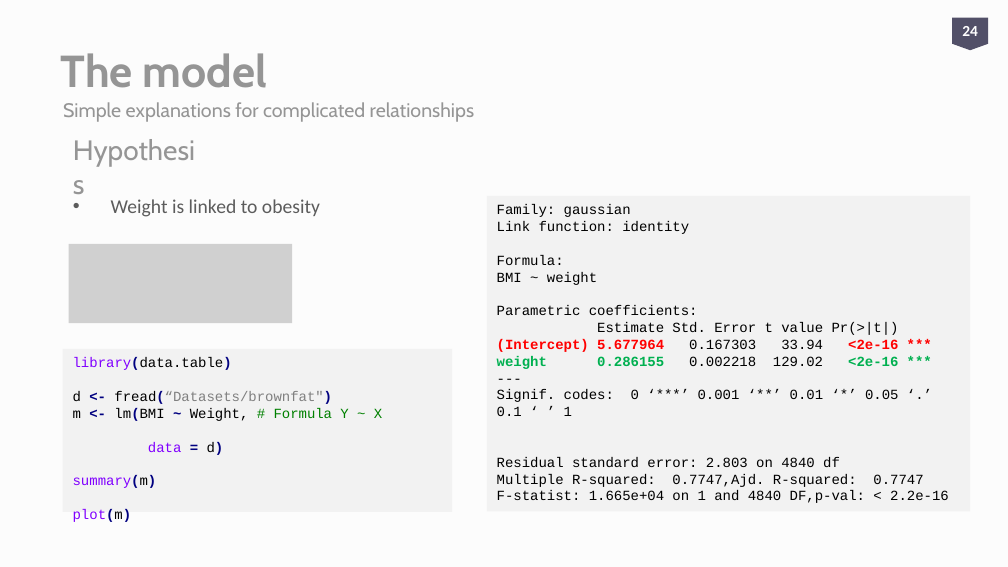
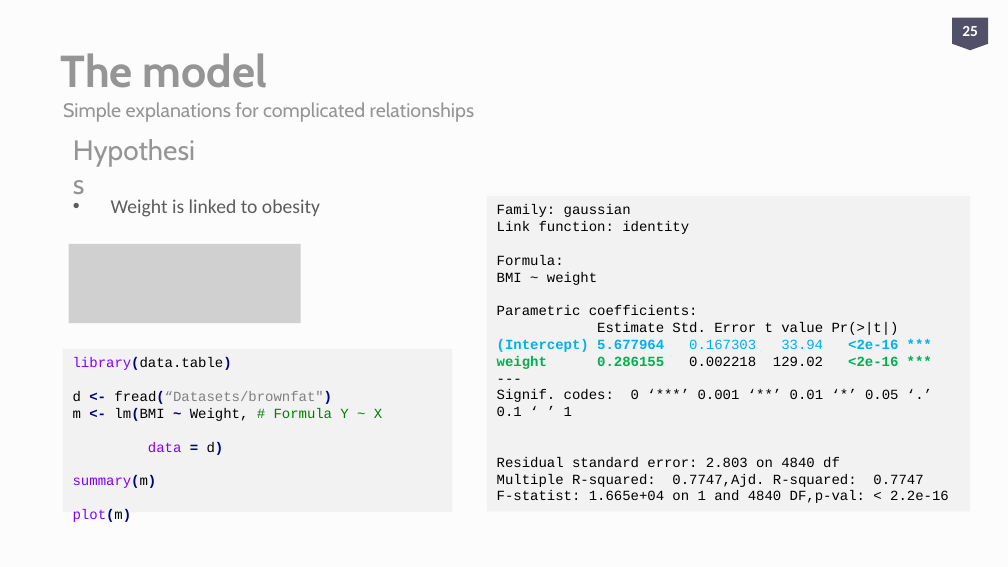
Before and after one commit to aweimann/floto-lab-learning-bioinformatics, a slide deck: slide 25 of presentations/R_worskshop_Statistics_analysisENG.pptx (slide 24 before the commit). Drawn at 1008x567 pixels with LibreOffice and Linux fonts; fonts in the diff are those of the drawing; grey boxes stand for pictures. Boxes give left, top, right and bottom in pixels: in the first picture for what was removed or moved away, otherwise in the second. Text is boxed around its words. In the diff, an @@ line names an element or a change of style, - is before the commit and + after.

```diff
--- a/presentations/R_worskshop_Statistics_analysisENG.pptx
+++ b/presentations/R_worskshop_Statistics_analysisENG.pptx
@@ page number at (962,26,978,36): text changed @@
-24
+25
@@ picture: place and size @@
-picture at (69,244,292,324)
+picture at (69,244,300,324)
@@ text in rectangle at (497,339,898,352): text colour #FF0000 to #00B0F0 in "(Intercept) 5.677964 <2e-16 ***"; text colour #000000 to #00B0F0 in "0.167303 33.94" @@
```
Also in this commit, not shown: 9 other slides changed, 3 slides added, 3 other files.
